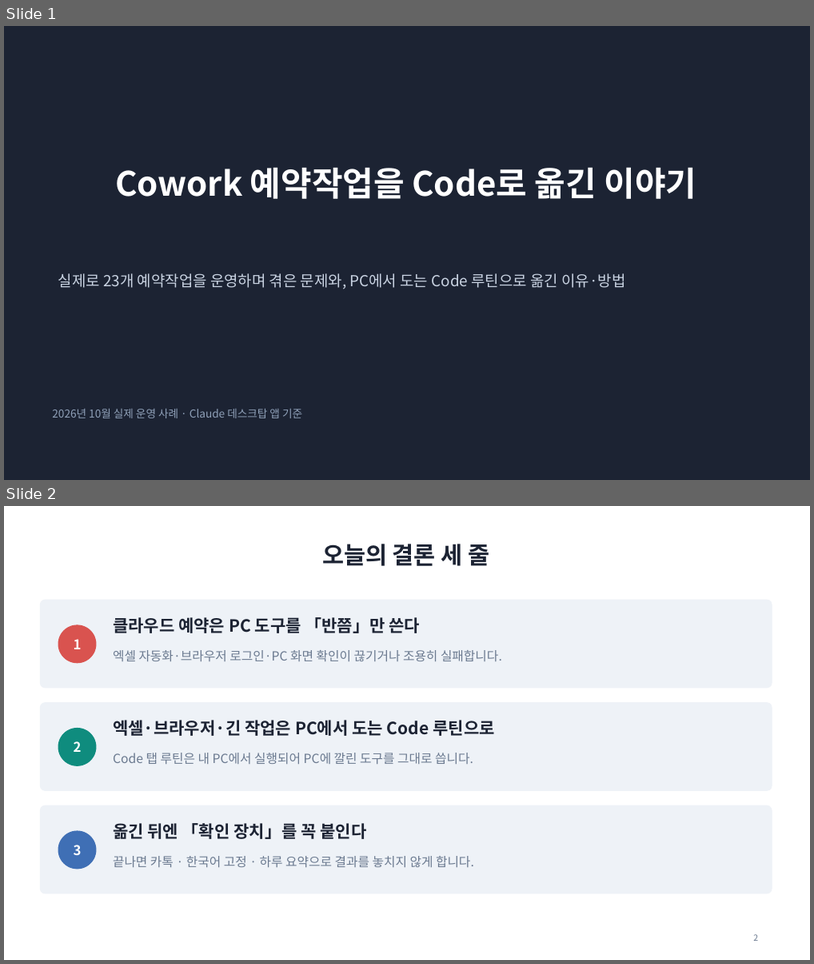
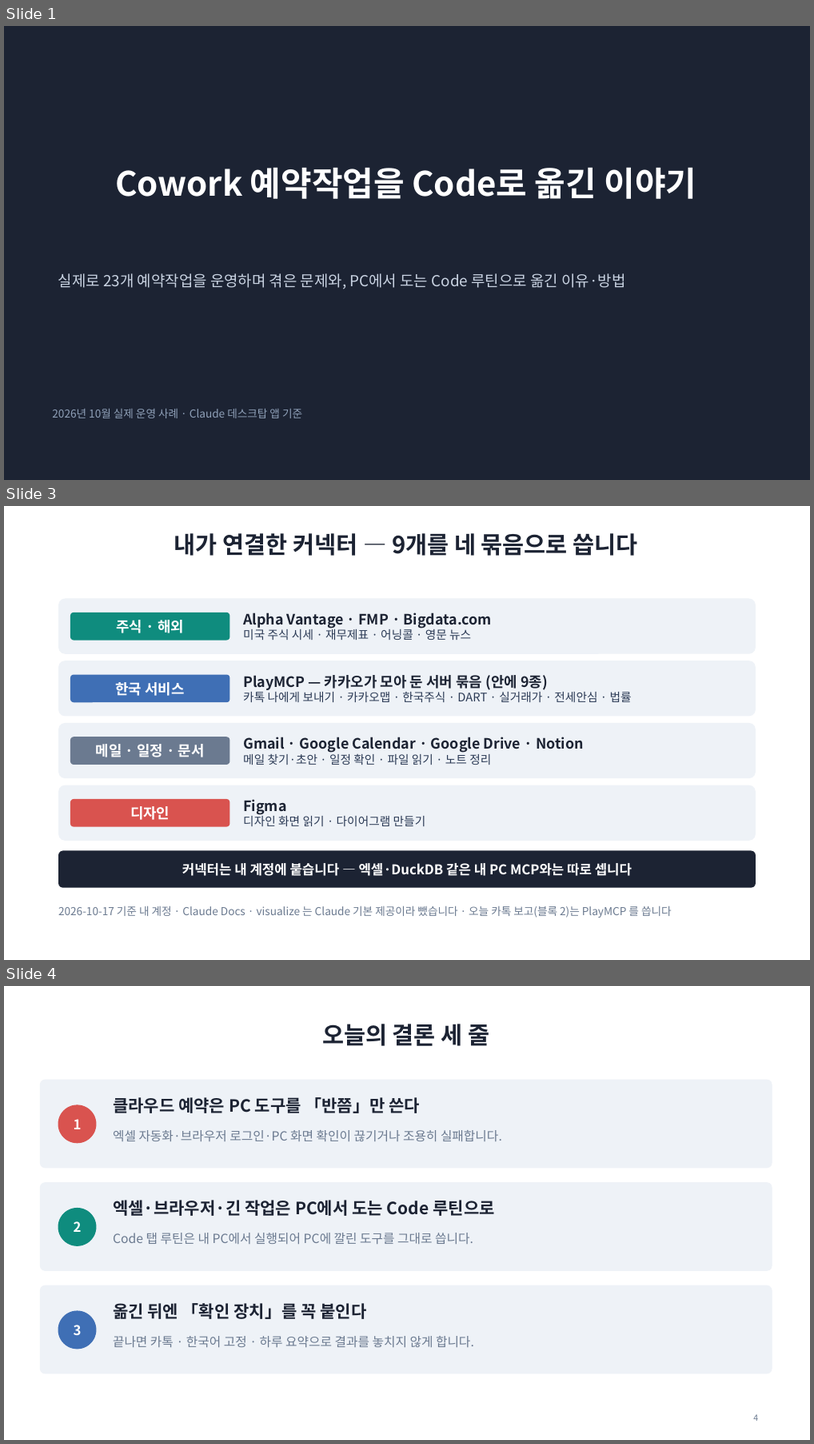
Before and after one commit to dgkim3333-hash/claude-guide-kr, a slide deck: 10_Cowork예약작업_Code이전.pptx. Shown one above the other, each under a label of ours: slides 1 and 2 before the commit, slides 1, 3 and 4 after it; the slides between them are not shown. The pictures are 814x964 and 814x1444 pixels, drawn with LibreOffice and Linux fonts; fonts in the diff are those of the drawing. Boxes give left, top, right and bottom in pixels: in the first picture for what was removed or moved away, otherwise in the second. Text is boxed around its words. In the diff, an @@ line names an element or a change of style, - is before the commit and + after.

Commit message:
경매 실습·datagokr 내리기, 교재 PDF 115쪽판, 링크 정리

```diff
--- a/10_Cowork예약작업_Code이전.pptx
+++ b/10_Cowork예약작업_Code이전.pptx
@@ slide 3 added at (4, 506, 810, 960), background #FFFFFF @@
@@ title added at (174, 533, 638, 556), 28 pt, text #1C2333, bold @@
+내가 연결한 커넥터 — 9개를 네 묶음으로 씁니다
@@ rounded rectangle added at (58, 599, 756, 654), fill #EEF2F7 @@
@@ rounded rectangle added at (70, 612, 230, 640), fill #0F8C7E, 17 pt, text #FFFFFF, bold @@
+주식 · 해외
@@ text added at (243, 612, 492, 640), 17 pt, text #1C2333, bold @@
+Alpha Vantage · FMP · Bigdata.com
+미국 주식 시세 · 재무제표 · 어닝콜 · 영문 뉴스
@@ rounded rectangle added at (58, 661, 756, 716), fill #EEF2F7 @@
@@ rounded rectangle added at (70, 674, 230, 702), fill #3F6FB5, 17 pt, text #FFFFFF, bold @@
+한국 서비스
@@ text added at (243, 675, 632, 702), 14 pt, text #2B3A55 @@
+PlayMCP — 카카오가 모아 둔 서버 묶음 (안에 9종)
+카톡 나에게 보내기 · 카카오맵 · 한국주식 · DART · 실거래가 · 전세안심 · 법률
@@ rounded rectangle added at (58, 723, 756, 778), fill #EEF2F7 @@
@@ rounded rectangle added at (70, 736, 230, 764), fill #6B7A90, 17 pt, text #FFFFFF, bold @@
+메일 · 일정 · 문서
@@ text added at (243, 736, 584, 764), 17 pt, text #1C2333, bold @@
+Gmail · Google Calendar · Google Drive · Notion
+메일 찾기·초안 · 일정 확인 · 파일 읽기 · 노트 정리
@@ rounded rectangle added at (58, 785, 756, 840), fill #EEF2F7 @@
@@ rounded rectangle added at (70, 799, 230, 827), fill #D9534F, 17 pt, text #FFFFFF, bold @@
+디자인
@@ text added at (243, 799, 426, 826), 14 pt, text #2B3A55 @@
+Figma
+디자인 화면 읽기 · 다이어그램 만들기
@@ rounded rectangle added at (58, 850, 756, 887), fill #1C2333, 16 pt, text #FFFFFF, bold @@
+커넥터는 내 계정에 붙습니다 — 엑셀·DuckDB 같은 내 PC MCP와는 따로 셉니다
@@ text added at (58, 905, 672, 917), 13 pt, text #6B7A90 @@
+2026-10-17 기준 내 계정 · Claude Docs · visualize 는 Claude 기본 제공이라 뺐습니다 · 오늘 카톡 보고(블록 2)는 PlayMCP 를 씁니다
@@ what was slide 2 is now slide 4 @@
@@ page number at (754, 1414, 758, 1420): text changed @@
-2
+4
```
Also in this commit, not shown: 1 other slide added, 13 other files.
